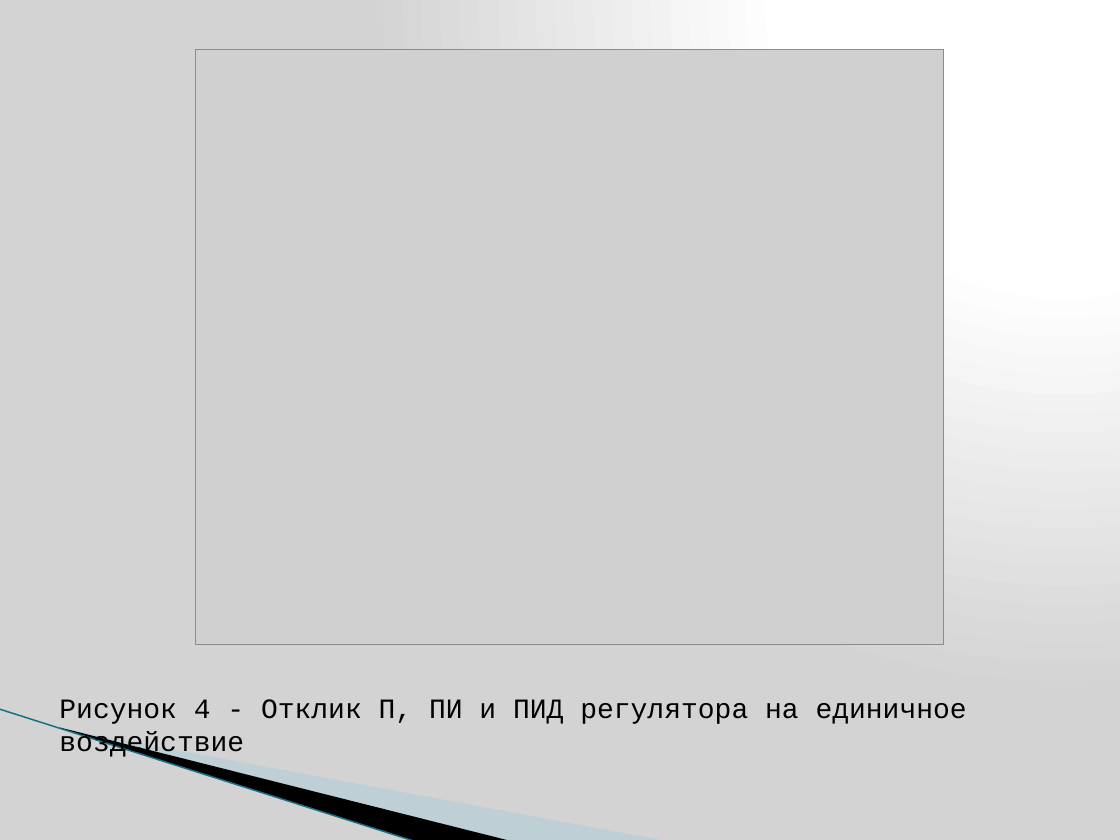
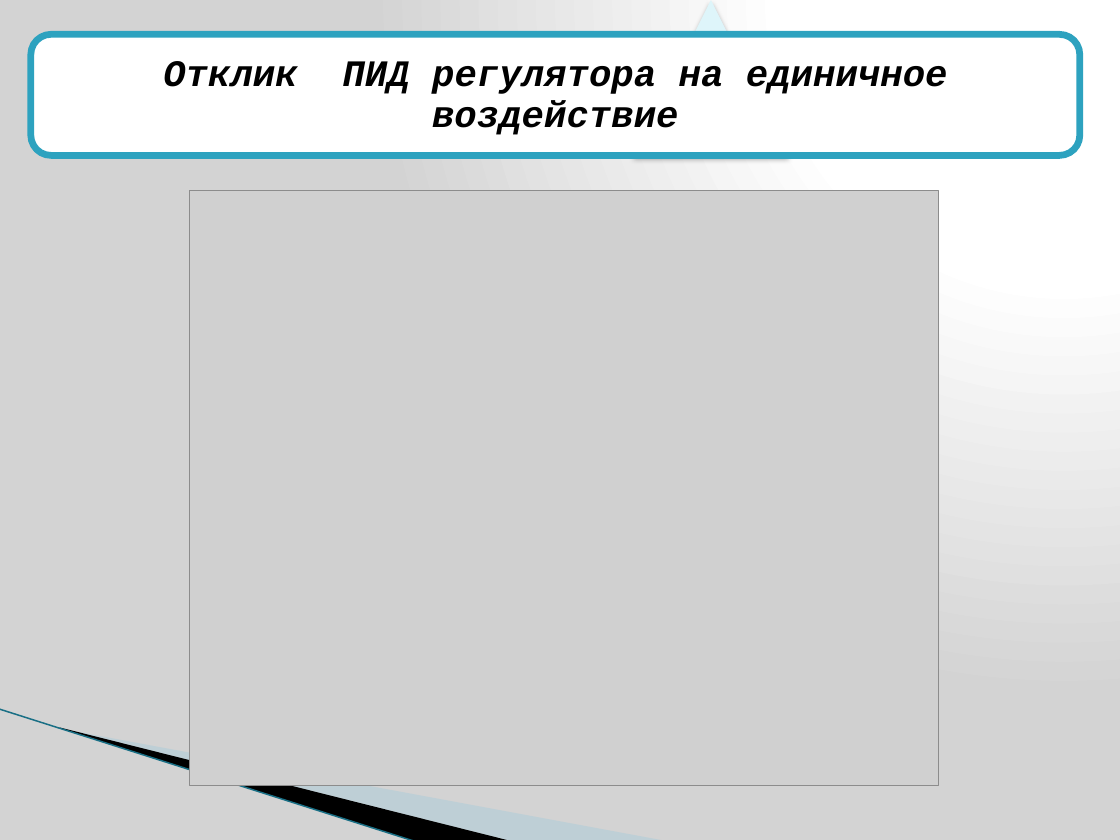
Before and after one commit to Srudyjj/DiplomaMaster, a slide deck: slide 3 of ПрезентацияПИД.pptx (slide 7 before the commit). Drawn at 1120x840 pixels with LibreOffice and Linux fonts; fonts in the diff are those of the drawing; grey boxes stand for pictures; background and template pictures are left out. Boxes give left, top, right and bottom in pixels: in the first picture for what was removed or moved away, otherwise in the second. Text is boxed around its words. In the diff, an @@ line names an element or a change of style, - is before the commit and + after.

Commit message:
Add presentation3

```diff
--- a/ПрезентацияПИД.pptx
+++ b/ПрезентацияПИД.pptx
@@ triangle added at (633, 0, 788, 156), fill #DEF5FA @@
@@ rounded rectangle added at (31, 35, 1081, 156), fill #FFFFFF, outline #2DA2BF 4.33 pt @@
@@ text "Отклик ПИД регулятора на единичное ..." at (163, 61, 948, 135): vertical alignment top to middle @@
@@ text at (163, 61, 948, 135): text changed; size 18 to 24 pt; bold on; italic on @@
-Рисунок 4 - Отклик П, ПИ и ПИД регулятора на единичное воздействие
+Отклик ПИД регулятора на единичное воздействие
@@ picture: place and size @@
-picture at (195, 49, 943, 644)
+picture at (189, 190, 937, 785)
```
Also in this commit, not shown: 6 other slides changed, 5 slides added, 16 slides removed, 3 other files.
